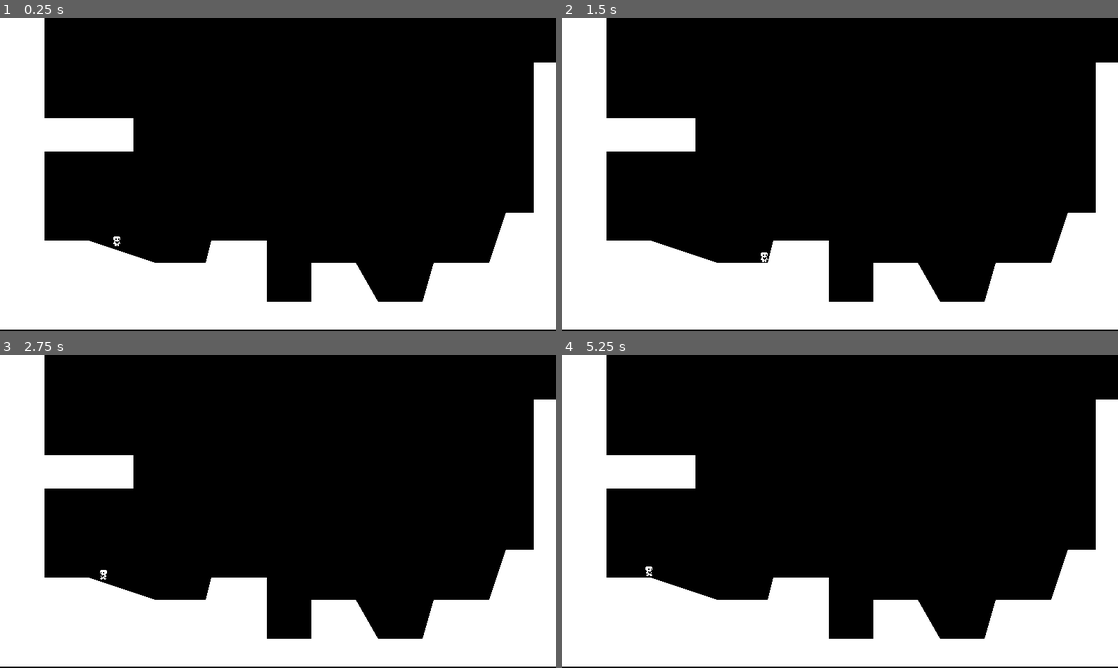
Above: before the commit, frames 1-4 (two rows, left to right).
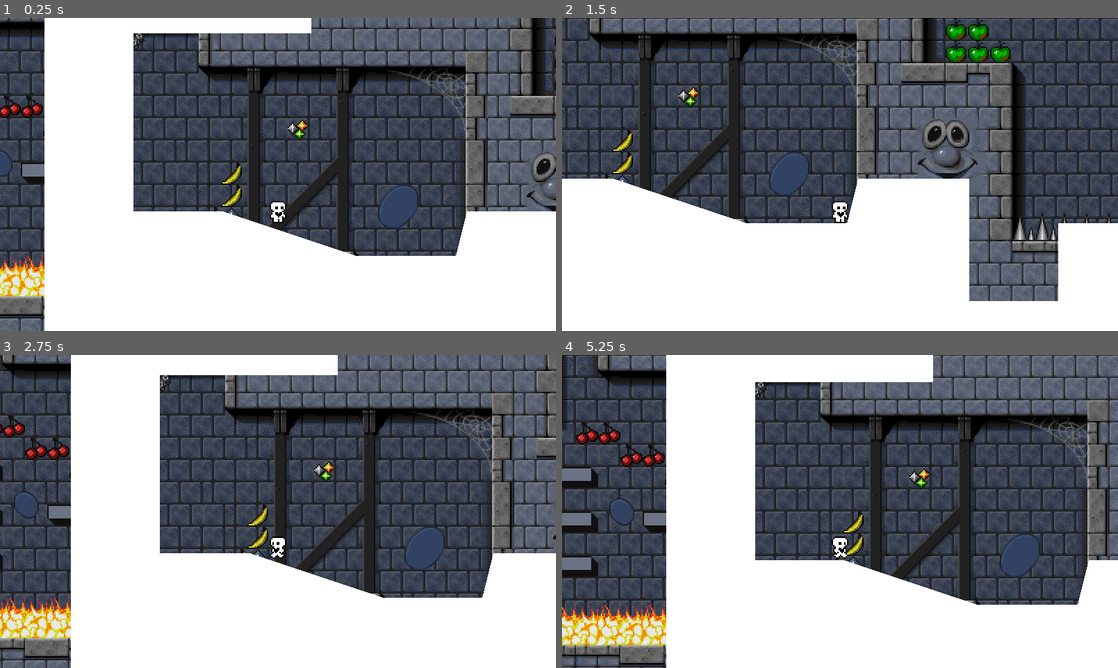
Above: after the commit, the same moments.

Repository: gpot22/goedware-jam-11
Game: Godot game, scene res://scene/world.tscn
Two runs of this game, one before a commit and one after it. Both use one fixed random seed, a clock stepped at 60 frames per second and the inputs below.
Inputs:
- Up to frame 1 (0.25 s): no input
- Up to frame 2 (1.5 s): hold D (right) from 0.53 s (still down); tap Space (jump) at 0.77 s
- Up to frame 3 (2.75 s): tap Space (jump) at 1.52 s; release D (right) at 2.03 s; hold A (left) from 2.03 s (still down)
- Up to frame 4 (5.25 s): release A (left) at 2.78 s; hold D (right) 2.78-4.28 s; tap Space (jump) at 3.02, 3.77, 4.52 s; hold A (left) 4.28-5.03 s; hold D (right) from 5.03 s (still down)

The runs differ from the first frame. In frame 1, 75% of the frame differs, in the area x 0-100%, y 0-100%; in frame 2, 73%; in frame 3, 76%; in frame 4, 79%.

Commit message:
sidescrolling

Diff:
--- a/scene/world.tscn
+++ b/scene/world.tscn
@@ -1,11 +1,19 @@
-[gd_scene load_steps=4 format=3 uid="uid://b3fbeq4r0lddw"]
+[gd_scene load_steps=5 format=3 uid="uid://b3fbeq4r0lddw"]
 
 [ext_resource type="Script" path="res://scripts/world.gd" id="1_q6a1s"]
+[ext_resource type="Texture2D" uid="uid://blmwxd6h8stvx" path="res://bg.png" id="2_7n0rf"]
 [ext_resource type="PackedScene" uid="uid://cwrkcklv0yvjo" path="res://scene/player.tscn" id="2_rvpe0"]
 [ext_resource type="Script" path="res://scripts/player.gd" id="3_3ak8q"]
 
 [node name="World" type="Node2D"]
 script = ExtResource("1_q6a1s")
+
+[node name="TextureRect" type="TextureRect" parent="."]
+offset_left = -641.0
+offset_top = -531.0
+offset_right = 4159.0
+offset_bottom = 813.0
+texture = ExtResource("2_7n0rf")
 
 [node name="Flatland" type="StaticBody2D" parent="."]
 position = Vector2(992, -2408)
@@ -33,3 +41,7 @@
 floor_constant_speed = true
 floor_snap_length = 2.0
 script = ExtResource("3_3ak8q")
+
+[node name="Camera2D" type="Camera2D" parent="."]
+position = Vector2(167, 287)
+zoom = Vector2(2, 2)
--- a/scripts/world.gd
+++ b/scripts/world.gd
@@ -6,8 +6,14 @@
 @onready var testland_collider = $Testland/TestlandCollider
 @onready var testland_polygon = $Testland/TestlandCollider/TestlandPolygon
 
+@onready var camera_2d = $Camera2D
+@onready var player = $Player
+
 # Called when the node enters the scene tree for the first time.
 func _ready():
 	RenderingServer.set_default_clear_color(Color.BLACK)
 	flatland_polygon.polygon = flatland_collider.polygon
 	testland_polygon.polygon = testland_collider.polygon
+
+func _process(delta):
+	camera_2d.set_position(Vector2(player.get_position().x, player.get_position().y-35))
Binary file added: bg.png
Not shown, added: bg.png.import
